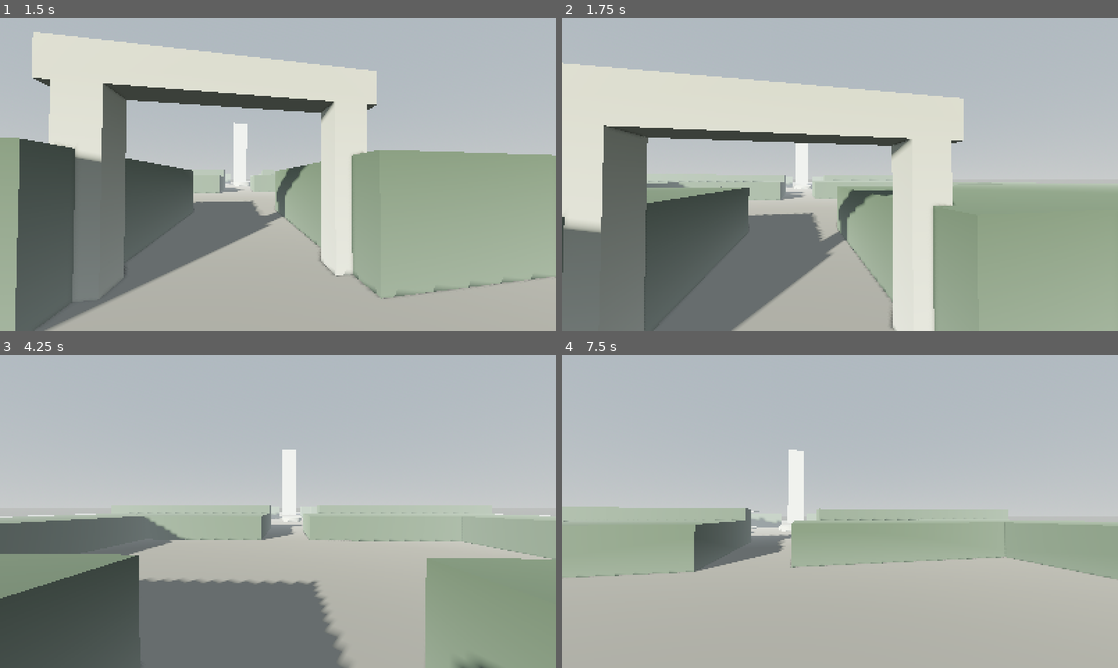
Above: before the commit, frames 1-4 (two rows, left to right).
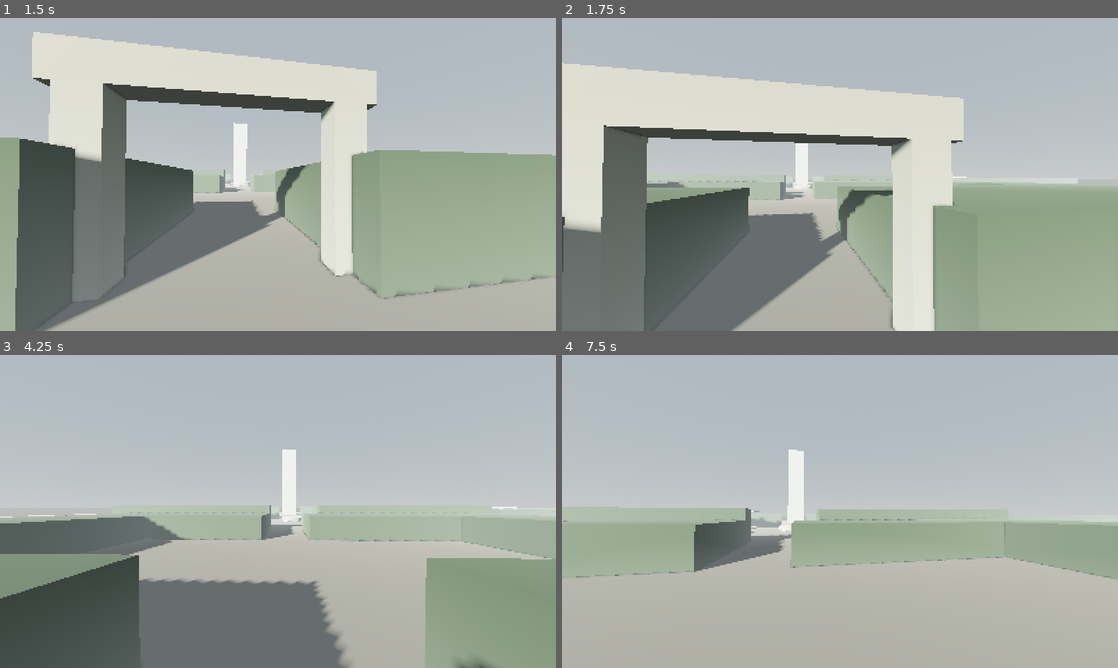
Above: after the commit, the same moments.

Repository: klauschatrny/dnd
Game: Godot game, scene res://cenas/menus/menu_inicial.tscn
The game is run twice, just before and just after one commit, with the same random seed, the same clock (stepped at 60 frames per second) and the same inputs.
Inputs (mouse positions are in pixels of both pictures, inside the frame that each line leads up to):
- Up to frame 1 (1.5 s): click "Explorar" at 0.5 s; tap Enter at 1.25 s; move the mouse to (305, 174) at 1.27 s; hold W (mover_frente) from 1.28 s (still down); tap E (interagir) at 1.35 s
- Up to frame 2 (1.75 s): keep holding W (mover_frente); tap Space (pular) at 1.52 s
- Up to frame 3 (4.25 s): keep holding W (mover_frente); move the mouse to (250, 511) at 2.02 s; tap E (interagir) at 2.1, 2.85, 3.6 s; tap Space (pular) at 2.27, 3.77 s; move the mouse to (289, 505) at 2.77 s; move the mouse to (272, 517) at 3.52 s
- Up to frame 4 (7.5 s): move the mouse to (878, 514) at 4.27 s; tap E (interagir) every 0.75 s from 4.35 to 7.35 s; tap Space (pular) at 4.52, 5.27, 6.77 s; move the mouse to (795, 508) at 5.02 s; move the mouse to (845, 511) at 5.77 s; move the mouse to (817, 505) at 6.52 s; release W (mover_frente) at 6.53 s; hold D (mover_direita) 6.53-7.28 s; move the mouse to (867, 511) at 7.27 s; hold W (mover_frente) from 7.28 s (still down)

Frame 1 is identical in both runs. In frame 2, 0.2% of the frame differs, in the area x 28-93%, y 50-55%; in frame 3, less than 0.1%; in frame 4, less than 0.1%.

Commit message:
Fase 4.2: região Roseiral (Rose Garden) a leste do hub
Segunda região do graybox, saindo pela saída leste do Jardim Central.
Roseiral (roseiral.tscn): jardim contemplativo com ilhas de sebe (2,5 m)
e caminhos que serpenteiam; entrada oeste alinhada à saída do hub, saída
norte reservada para futuro loop. Pergolado (graybox CSG) como landmark
secundário. mundo.tscn instancia e posiciona a região.

Verificado headless (import/execução sem erros) e por screenshot.

Co-Authored-By: Claude Opus 4.8 <noreply@anthropic.com>

Diff:
--- a/cenas/mundo/mundo.tscn
+++ b/cenas/mundo/mundo.tscn
@@ -1,9 +1,10 @@
-[gd_scene load_steps=10 format=3]
+[gd_scene load_steps=11 format=3]
 
 [ext_resource type="Material" path="res://assets/materiais/pedra_chao.tres" id="2_chao"]
 [ext_resource type="Material" path="res://assets/materiais/pedra.tres" id="3_pedra"]
 [ext_resource type="PackedScene" path="res://cenas/mundo/regioes/entrada.tscn" id="4_entrada"]
 [ext_resource type="PackedScene" path="res://cenas/mundo/regioes/jardim_central.tscn" id="5_central"]
+[ext_resource type="PackedScene" path="res://cenas/mundo/regioes/roseiral.tscn" id="6_rose"]
 
 [sub_resource type="ProceduralSkyMaterial" id="CeuMat_1"]
 sky_top_color = Color(0.55, 0.6, 0.64, 1)
@@ -92,6 +93,9 @@
 [node name="JardimCentral" parent="Regioes" instance=ExtResource("5_central")]
 transform = Transform3D(1, 0, 0, 0, 1, 0, 0, 0, 1, -23, 0, -36)
 
+[node name="Roseiral" parent="Regioes" instance=ExtResource("6_rose")]
+transform = Transform3D(1, 0, 0, 0, 1, 0, 0, 0, 1, 30, 0, -34)
+
 [node name="Landmarks" type="Node3D" parent="."]
 
 [node name="FonteCentral" type="CSGCylinder3D" parent="Landmarks"]
@@ -171,3 +175,40 @@
 transform = Transform3D(1, 0, 0, 0, 1, 0, 0, 0, 1, -1, 3.2, 0)
 size = Vector3(5, 0.6, 0.6)
 material = ExtResource("3_pedra")
+
+[node name="Pergola" type="Node3D" parent="Landmarks"]
+transform = Transform3D(1, 0, 0, 0, 1, 0, 0, 0, 1, 47, 0, -25)
+
+[node name="Poste1" type="CSGBox3D" parent="Landmarks/Pergola"]
+transform = Transform3D(1, 0, 0, 0, 1, 0, 0, 0, 1, -1.5, 1.4, -1.5)
+use_collision = true
+size = Vector3(0.4, 2.8, 0.4)
+material = ExtResource("3_pedra")
+
+[node name="Poste2" type="CSGBox3D" parent="Landmarks/Pergola"]
+transform = Transform3D(1, 0, 0, 0, 1, 0, 0, 0, 1, 1.5, 1.4, -1.5)
+use_collision = true
+size = Vector3(0.4, 2.8, 0.4)
+material = ExtResource("3_pedra")
+
+[node name="Poste3" type="CSGBox3D" parent="Landmarks/Pergola"]
+transform = Transform3D(1, 0, 0, 0, 1, 0, 0, 0, 1, -1.5, 1.4, 1.5)
+use_collision = true
+size = Vector3(0.4, 2.8, 0.4)
+material = ExtResource("3_pedra")
+
+[node name="Poste4" type="CSGBox3D" parent="Landmarks/Pergola"]
+transform = Transform3D(1, 0, 0, 0, 1, 0, 0, 0, 1, 1.5, 1.4, 1.5)
+use_collision = true
+size = Vector3(0.4, 2.8, 0.4)
+material = ExtResource("3_pedra")
+
+[node name="Viga1" type="CSGBox3D" parent="Landmarks/Pergola"]
+transform = Transform3D(1, 0, 0, 0, 1, 0, 0, 0, 1, 0, 2.9, -1.5)
+size = Vector3(3.4, 0.3, 0.4)
+material = ExtResource("3_pedra")
+
+[node name="Viga2" type="CSGBox3D" parent="Landmarks/Pergola"]
+transform = Transform3D(1, 0, 0, 0, 1, 0, 0, 0, 1, 0, 2.9, 1.5)
+size = Vector3(3.4, 0.3, 0.4)
+material = ExtResource("3_pedra")
--- /dev/null
+++ b/cenas/mundo/regioes/roseiral.tscn
@@ -0,0 +1,21 @@
+[gd_scene load_steps=2 format=3]
+
+[ext_resource type="Script" path="res://scripts/mundo/carregador_labirinto.gd" id="1_carregador"]
+
+[node name="Roseiral" type="Node3D"]
+script = ExtResource("1_carregador")
+tamanho_celula = 2.0
+altura_sebe = 2.5
+mapa = "########...#######
+#................#
+#..###.....###...#
+#..###.....###...#
+#................#
+#................#
+....###....###...#
+....###....###...#
+.................#
+#................#
+#..###.....###...#
+#................#
+##################"
Not shown, changed: CLAUDE.md
